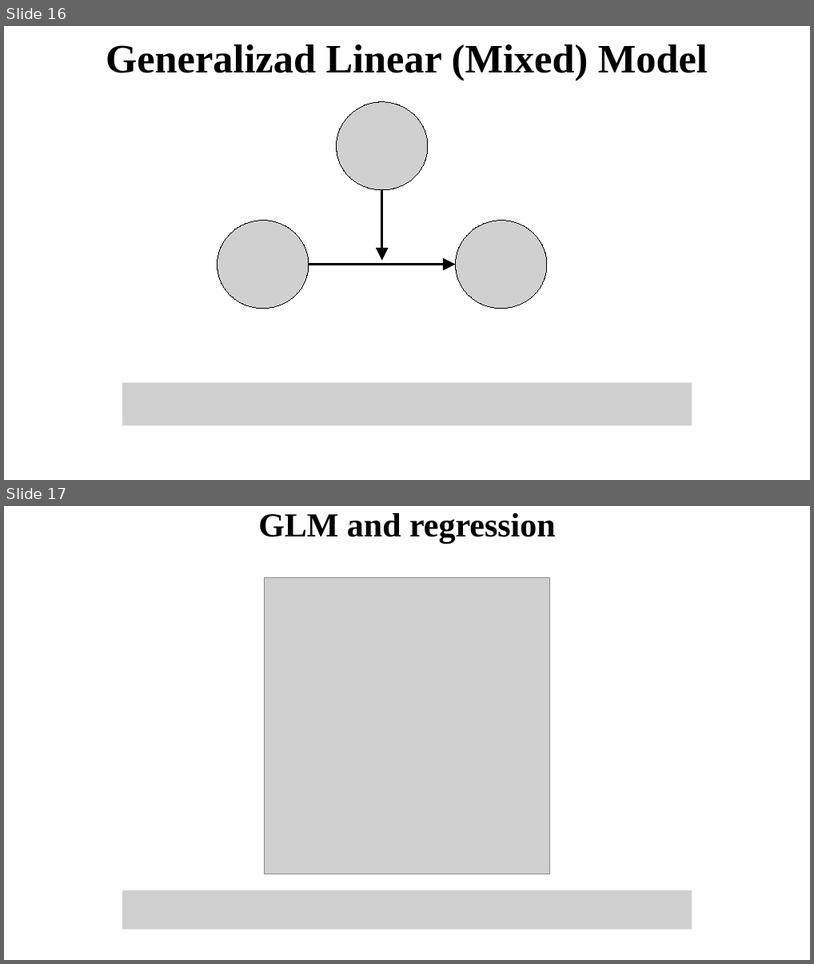
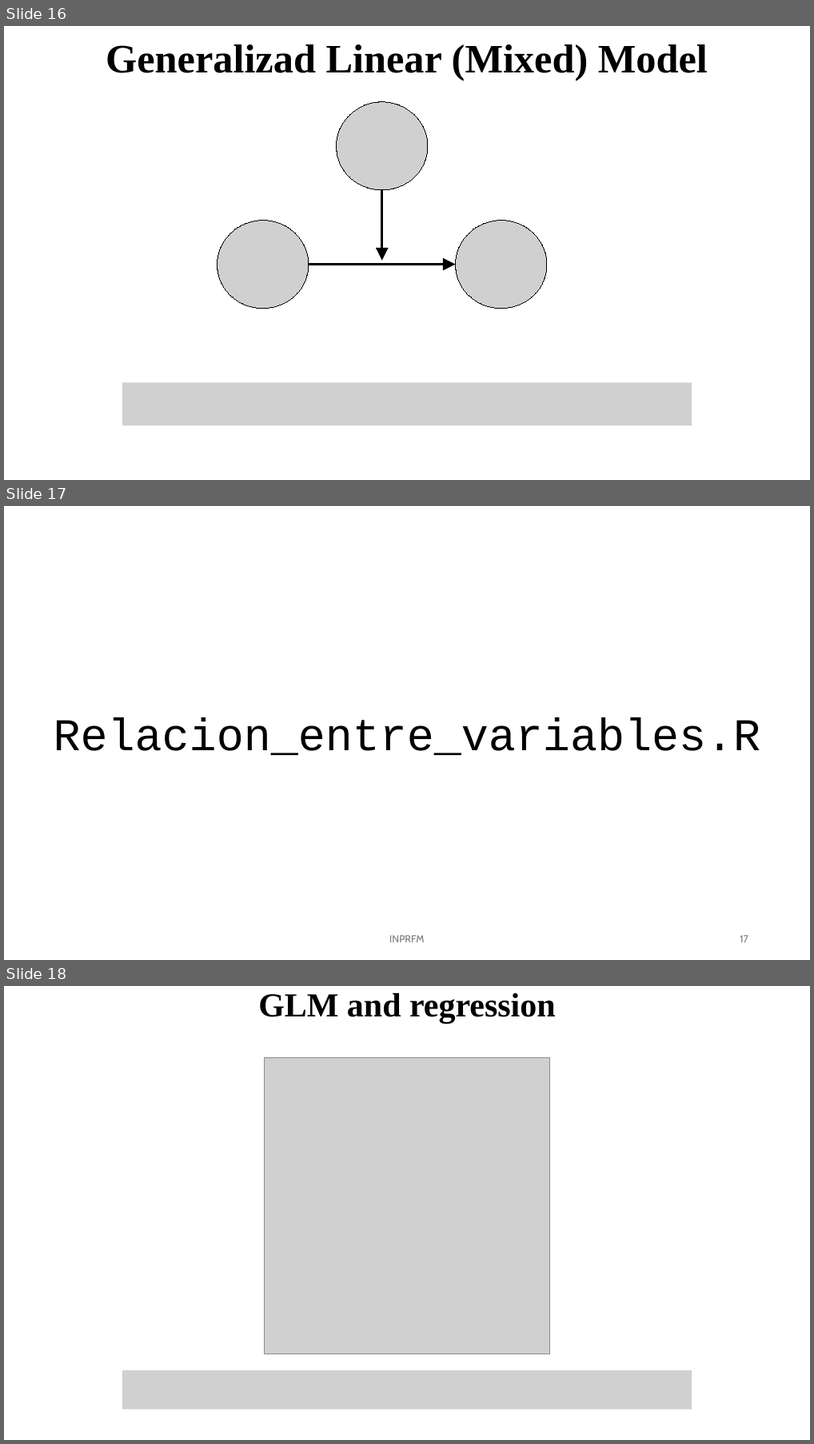
Before and after one commit to santiagocdo/metodologia-y-bioestadisitca, a slide deck: INPRFM/glm.pptx. Shown one above the other, each under a label of ours: slides 16 and 17 before the commit, slides 16, 17 and 18 after it. The pictures are 814x964 and 814x1444 pixels, drawn with LibreOffice and Linux fonts; fonts in the diff are those of the drawing; grey boxes stand for pictures. Boxes give left, top, right and bottom in pixels: in the first picture for what was removed or moved away, otherwise in the second. Text is boxed around its words. In the diff, an @@ line names an element or a change of style, - is before the commit and + after.

```diff
--- a/INPRFM/glm.pptx
+++ b/INPRFM/glm.pptx
@@ slide 17 added at (4, 506, 810, 960), background #FFFFFF @@
@@ text added at (54, 718, 762, 755), 54 pt, text #000000 @@
+Relacion_entre_variables.R
@@ text added at (390, 935, 424, 942), 12 pt, text #797979 @@
+INPRFM
@@ page number added at (740, 935, 749, 942), 12 pt, text #797979 @@
+17
@@ what was slide 17 is now slide 18 @@
```
Also in this commit, not shown: 3 other slides added, 1 slide removed, 7 other files.
